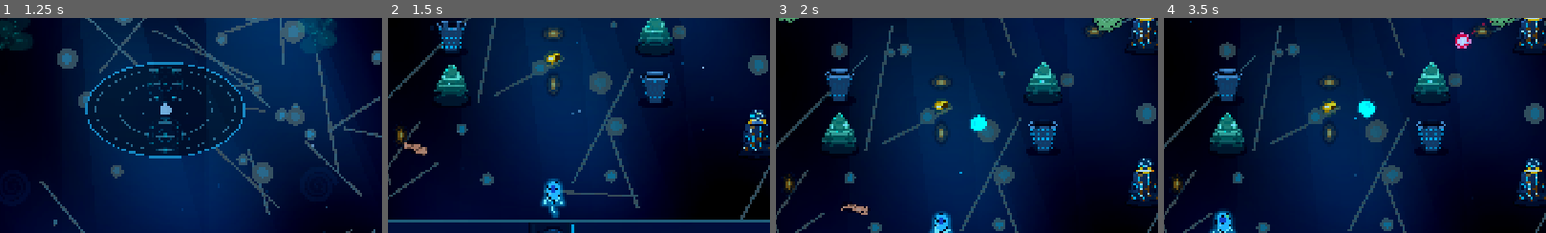
Above: before the commit, frames 1-4 (left to right).
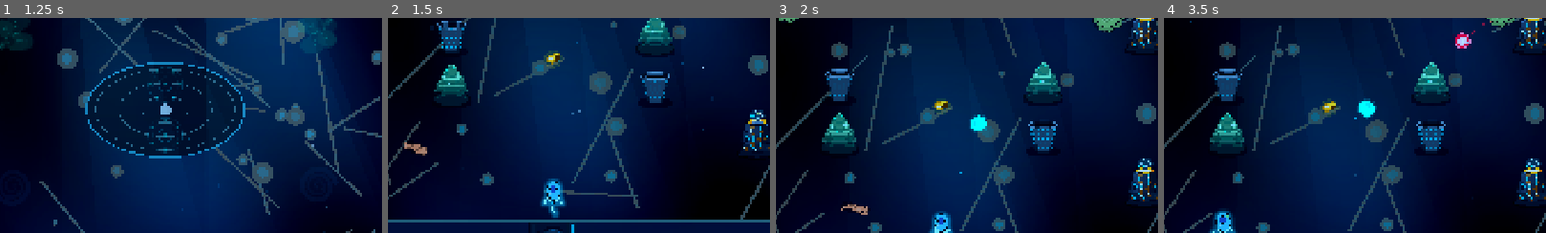
Above: after the commit, the same moments.

Repository: kurosatto/Game
Game: Godot game, scene res://Main.tscn
The game is run twice, just before and just after one commit, with the same random seed, the same clock (stepped at 60 frames per second) and the same inputs.
Inputs (mouse positions are % of the whole screen's width and height, from its top left):
- Up to frame 1 (1.25 s): tap Enter at 0.5 s; move the mouse to (45, 70) at 0.52 s; hold W (move_up) from 0.53 s (still down); tap Shift (dash) at 0.6 s; click (45, 70) at 0.67 s; tap Space at 0.77, 1.07 s
- Up to frame 2 (1.5 s): release W (move_up) at 1.25 s; drag from (80, 65) to (50, 10) at 1.27 s
- Up to frame 3 (2 s): no input
- Up to frame 4 (3.5 s): move the mouse to (20, 35) at 2.02 s; hold A (move_left) 2.03-2.75 s; tap Q at 2.1 s; drag from (55, 50) to (50, 91) at 2.77 s
The pictures show only the part of the screen within x 28-78%, y 29-79%; the shares and areas given below are measured in that part.

Frame 1 is identical in both runs. In frame 2, 0.5% of the frame differs, in the area x 2-46%, y 4-61%; in frame 3, 0.5%; in frame 4, 0.6%, in the area x 2-87%, y 3-84%.

Commit message:
Remove the vent floor decal
kuro didn't like it: dropped from every room layout, from Room.gd's decal
spawning (old saved layouts skip it), and the asset is deleted.

Co-Authored-By: Claude Opus 5.5 <noreply@anthropic.com>

Diff:
--- a/RoomLayouts.gd
+++ b/RoomLayouts.gd
@@ -89,7 +89,6 @@
                 {"gx": 11, "gy": 6, "type": "rock"},
             ],
             "decals": [
-                {"gx": 7, "gy": 3, "type": "decal_vent"},
                 {"gx": 5, "gy": 2, "type": "decal_moss"},
                 {"gx": 9, "gy": 5, "type": "decal_moss"},
             ],
@@ -148,7 +147,6 @@
             "decals": [
                 {"gx": 2, "gy": 3, "type": "decal_moss"},
                 {"gx": 12, "gy": 4, "type": "decal_moss"},
-                {"gx": 7, "gy": 3, "type": "decal_vent"},
             ],
             "enemy_spawns": [
                 {"gx": 2, "gy": 2, "type": "fly"},
@@ -230,8 +228,6 @@
                 {"gx": 9, "gy": 5, "type": "biocrystal"},
             ],
             "decals": [
-                {"gx": 7, "gy": 3, "type": "decal_vent"},
-                {"gx": 7, "gy": 4, "type": "decal_vent"},
                 {"gx": 3, "gy": 3, "type": "decal_moss"},
                 {"gx": 11, "gy": 4, "type": "decal_moss"},
             ],
@@ -319,7 +315,6 @@
                 {"gx": 3, "gy": 3, "type": "decal_moss"},
                 {"gx": 11, "gy": 4, "type": "decal_moss"},
                 {"gx": 7, "gy": 3, "type": "decal_rune"},
-                {"gx": 7, "gy": 5, "type": "decal_vent"},
             ],
             "enemy_spawns": [
                 {"gx": 3, "gy": 1, "type": "fly"},
@@ -372,7 +367,6 @@
                 {"gx": 8, "gy": 5, "type": "biocrystal"},
             ],
             "decals": [
-                {"gx": 7, "gy": 3, "type": "decal_vent"},
                 {"gx": 7, "gy": 4, "type": "decal_rune"},
                 {"gx": 2, "gy": 3, "type": "decal_moss"},
                 {"gx": 12, "gy": 4, "type": "decal_moss"},
@@ -400,7 +394,6 @@
                 {"gx": 7, "gy": 4, "type": "decal_fossil"},
                 {"gx": 4, "gy": 2, "type": "decal_moss"},
                 {"gx": 10, "gy": 5, "type": "decal_moss"},
-                {"gx": 6, "gy": 4, "type": "decal_vent"},
             ],
             "enemy_spawns": [
                 {"gx": 4, "gy": 3, "type": "fly"},
@@ -457,8 +450,6 @@
                 {"gx": 8, "gy": 5, "type": "calcified_sponge"},
             ],
             "decals": [
-                {"gx": 7, "gy": 3, "type": "decal_vent"},
-                {"gx": 7, "gy": 4, "type": "decal_vent"},
                 {"gx": 4, "gy": 3, "type": "decal_fossil"},
                 {"gx": 10, "gy": 4, "type": "decal_fossil"},
                 {"gx": 3, "gy": 5, "type": "decal_rune"},
@@ -490,10 +481,6 @@
                 {"gx": 9, "gy": 3, "type": "stromatolite"},
             ],
             "decals": [
-                {"gx": 7, "gy": 3, "type": "decal_vent"},
-                {"gx": 7, "gy": 4, "type": "decal_vent"},
-                {"gx": 4, "gy": 5, "type": "decal_vent"},
-                {"gx": 10, "gy": 2, "type": "decal_vent"},
                 {"gx": 2, "gy": 3, "type": "decal_fossil"},
                 {"gx": 12, "gy": 4, "type": "decal_fossil"},
             ],
@@ -596,8 +583,6 @@
             {"gx": 12, "gy": 5, "type": "hydrothermal_vent"},
         ],
         "decals": [
-            {"gx": 7, "gy": 3, "type": "decal_vent"},
-            {"gx": 7, "gy": 4, "type": "decal_vent"},
             {"gx": 6, "gy": 3, "type": "decal_rune"},
             {"gx": 8, "gy": 4, "type": "decal_rune"},
             {"gx": 4, "gy": 3, "type": "decal_fossil"},
Binary file removed: assets/decal_vent.png
Not shown, removed: assets/decal_vent.png.import
